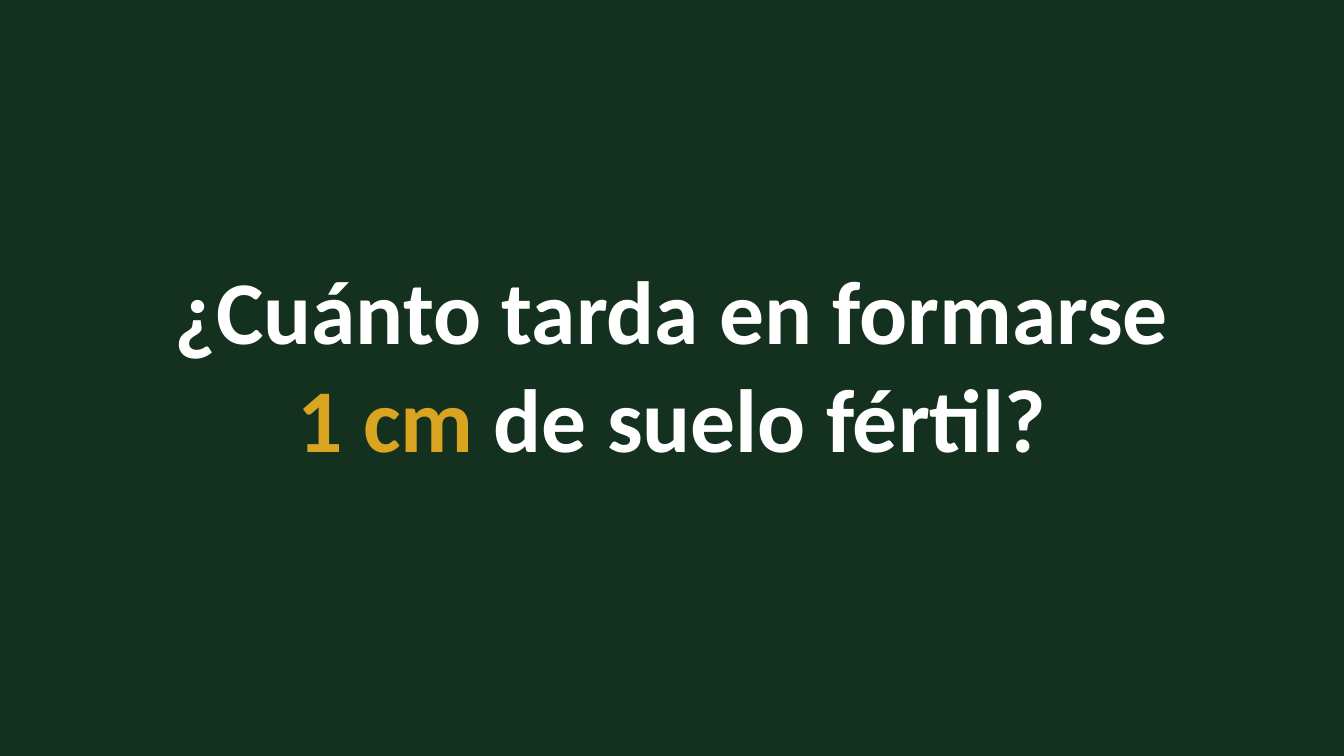
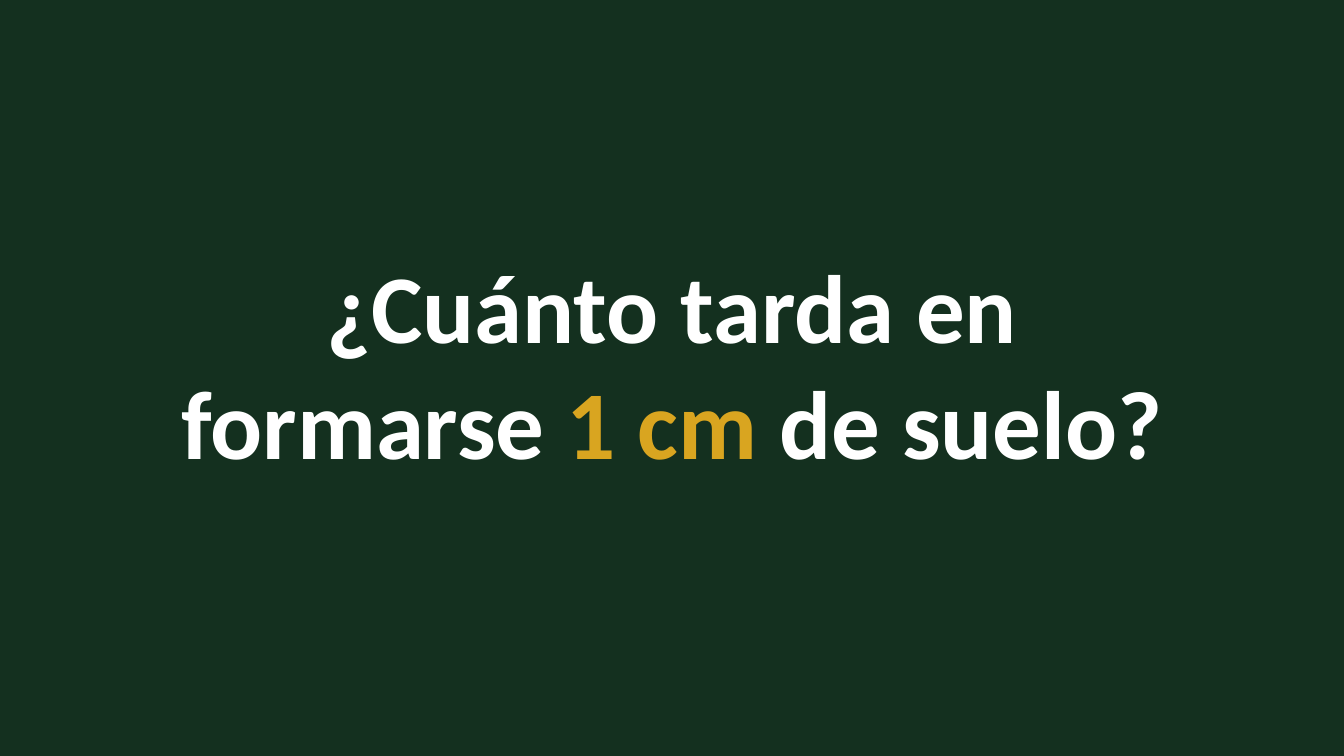
Before and after one commit to euZAPUS/deepkore, a slide deck: slide 1 of pitch/DeepKore_pitch_ES.pptx. Drawn at 1344x756 pixels with LibreOffice and Linux fonts; fonts in the diff are those of the drawing. Boxes give left, top, right and bottom in pixels: in the first picture for what was removed or moved away, otherwise in the second. Text is boxed around its words. In the diff, an @@ line names an element or a change of style, - is before the commit and + after.

```diff
--- a/pitch/DeepKore_pitch_ES.pptx
+++ b/pitch/DeepKore_pitch_ES.pptx
@@ text at (181,275,1162,460): text changed; size 48 to 52 pt @@
-¿Cuánto tarda en formarse 1 cm de suelo fértil?
+¿Cuánto tarda en formarse 1 cm de suelo?
```
Also in this commit, not shown: 6 other slides changed, 1 slide added, 1 slide removed, 1 other file.
